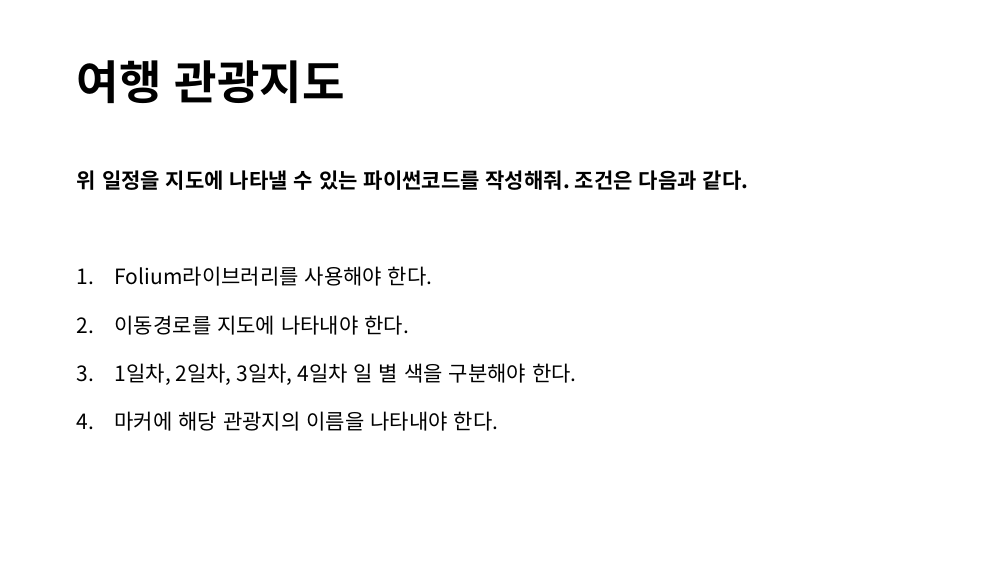
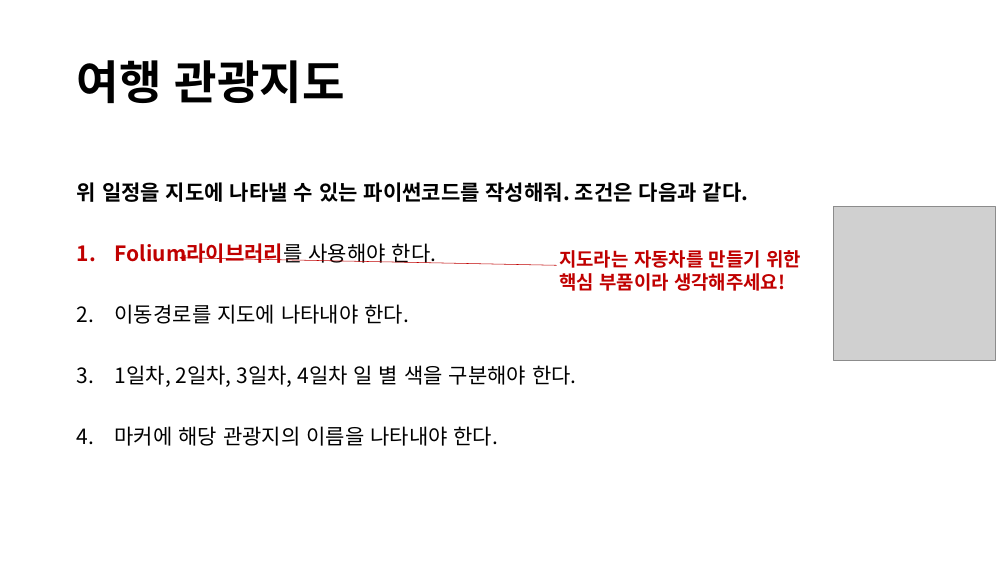
Before and after one commit to lolsaless/Python, a slide deck: slide 14 of 프롬프트 실습.pptx (slide 6 before the commit). Drawn at 1008x567 pixels with LibreOffice and Linux fonts; fonts in the diff are those of the drawing; grey boxes stand for pictures. Boxes give left, top, right and bottom in pixels: in the first picture for what was removed or moved away, otherwise in the second. Text is boxed around its words. In the diff, an @@ line names an element or a change of style, - is before the commit and + after.

```diff
--- a/프롬프트 실습.pptx
+++ b/프롬프트 실습.pptx
@@ text "위 일정을 지도에 나타낼 수 ..." at (x1=77, y1=182, x2=749, y2=446): text colour #000000 to #C00000, bold on in "Folium라이브러리를"; line spacing 1.5 to 2 @@
@@ picture added at (x1=834, y1=206, x2=996, y2=361) @@
@@ arrow added from (557, 265) to (179, 258), #C00000 0.5 pt @@
@@ text added at (x1=559, y1=250, x2=801, y2=291), 18 pt, text #C00000, bold @@
+지도라는 자동차를 만들기 위한
+핵심 부품이라 생각해주세요!
```
Also in this commit, not shown: 21 other slides changed, 19 slides added, 2 slides removed.
